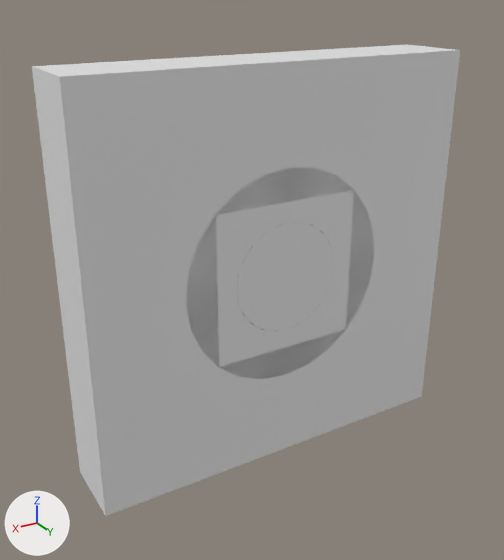
Before and after pictures for a commit that changed the OBJ model src/main/resources/assets/create_nuclear_industry/models/block/turbine/mesh/output_shaft_front.obj.
Both versions are drawn from a 50 mm lens placed at (1.37, 1.286, 1.159), pointed at (0.387, -0.352, 0.34). The axes (+X, +Y, +Z) are drawn at lower left. The lights are the same throughout. The picture after the commit comes second. Materials are left out; every surface is plain grey. Where no turn or scale is listed for an object, it has been applied to the vertices. Vertices at exactly the same position are counted once.

The first picture shows 'output_shaft_front'.
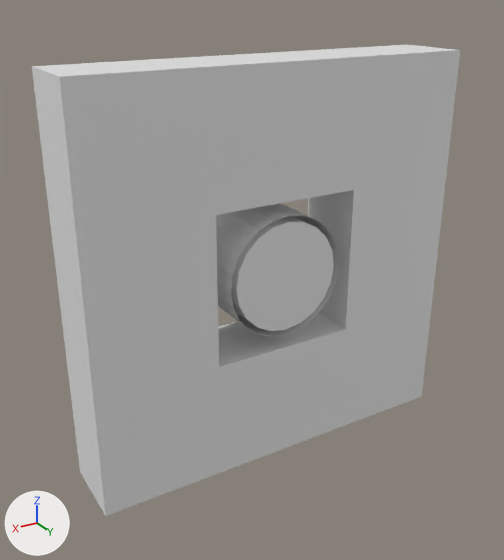
Boxes (x1, y1, x2, y2) around the edits, measured in the pictures (504 x 560 px):
part 1 of me_output_shaft_front, added: after (216, 203, 339, 337)
part 2 of me_output_shaft_front, cut back: before (186, 168, 374, 379); after (237, 222, 334, 331)

The change, as a diff of the scene's bpy script:
```diff
--- a/src/main/resources/assets/create_nuclear_industry/models/block/turbine/mesh/output_shaft_front.obj.py
+++ b/src/main/resources/assets/create_nuclear_industry/models/block/turbine/mesh/output_shaft_front.obj.py
@@ me_output_shaft_front @@
 # used by ob_output_shaft_front; location = (0.0, 0.0, 0.0)
-me_output_shaft_front.from_pydata(...)  # 156 vertices, 168 faces; spans x 0.0..1.0, y -1.0..0.0, z 0.0..1.0
+me_output_shaft_front.from_pydata(...)  # 160 vertices, 102 faces; spans x 0.0..1.0, y -1.0..0.0, z 0.0..1.0
+# me_output_shaft_front part 1: a new loose piece of 48 vertices spanning x 0.345..0.655, y -0.187..0.0, z 0.345..0.655
+# me_output_shaft_front part 2
+# 44 vertices are removed from x 0.36..0.64, y -0.187..0.0, z 0.36..0.64
+# 90 faces are deleted
+# 18 new faces join them
+# other edits to the shape of me_output_shaft_front do not show in these pictures
```
